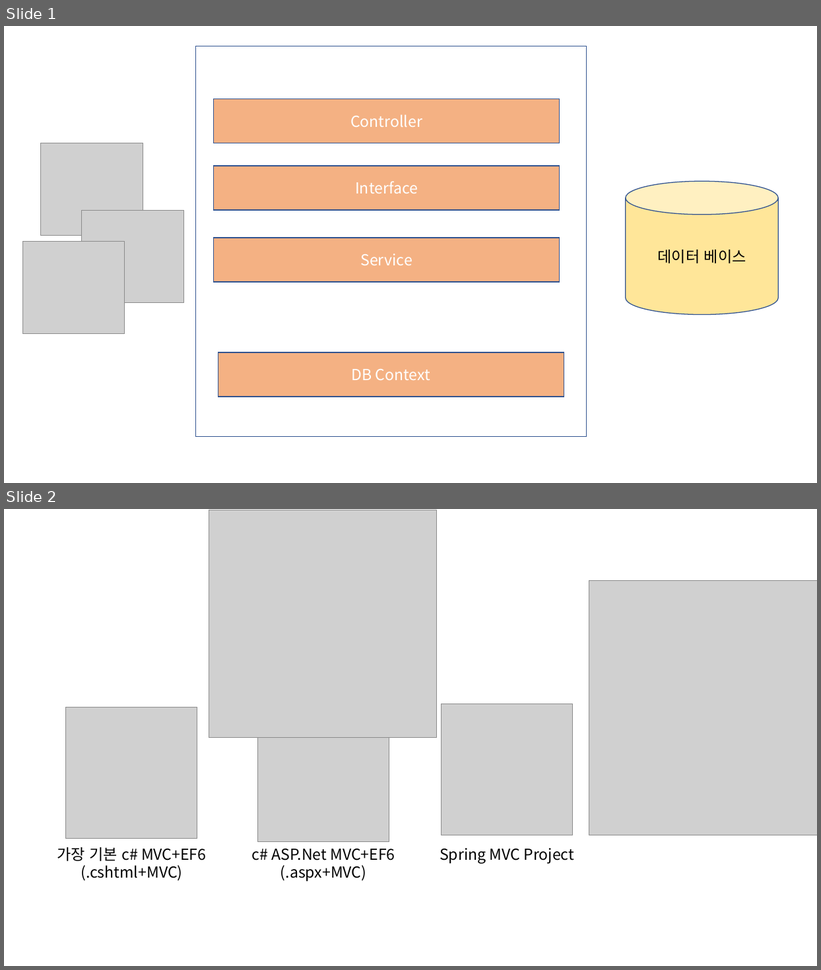
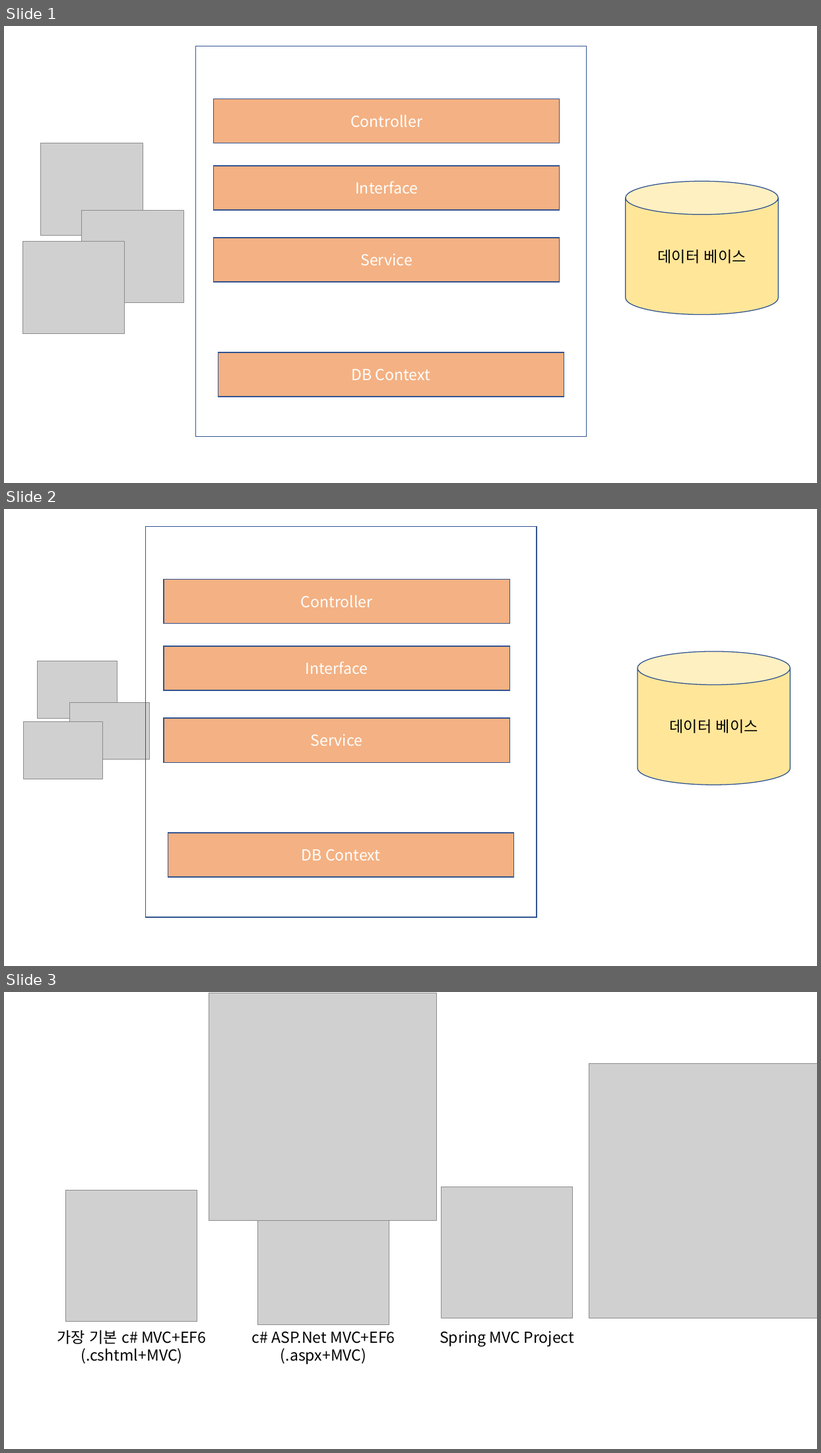
Before and after one commit to jaejae0015/jaejaeProject, a slide deck: 1.Design/jaejaePro_Design.pptx. Shown one above the other, each under a label of ours: slides 1 and 2 before the commit, slides 1, 2 and 3 after it. The pictures are 821x970 and 821x1453 pixels, drawn with LibreOffice and Linux fonts; fonts in the diff are those of the drawing; grey boxes stand for pictures. Boxes give left, top, right and bottom in pixels: in the first picture for what was removed or moved away, otherwise in the second. Text is boxed around its words. In the diff, an @@ line names an element or a change of style, - is before the commit and + after.

Commit message:
220413_프로젝트 설계 추가

```diff
--- a/1.Design/jaejaePro_Design.pptx
+++ b/1.Design/jaejaePro_Design.pptx
@@ slide 2 added at (x1=4, y1=509, x2=817, y2=966), background #FFFFFF @@
@@ picture added at (x1=38, y1=661, x2=118, y2=719) @@
@@ cylinder added at (x1=638, y1=652, x2=790, y2=786), fill #FFE699, outline #325491 1 pt, 18 pt, text #000000 @@
+데이터 베이스
@@ picture added at (x1=69, y1=703, x2=149, y2=760) @@
@@ picture added at (x1=24, y1=722, x2=104, y2=779) @@
@@ group added at (x1=145, y1=527, x2=537, y2=918): 5 rectangles @@
+Controller
+Interface
+Service
+DB Context
@@ what was slide 2 is now slide 3 @@
```
